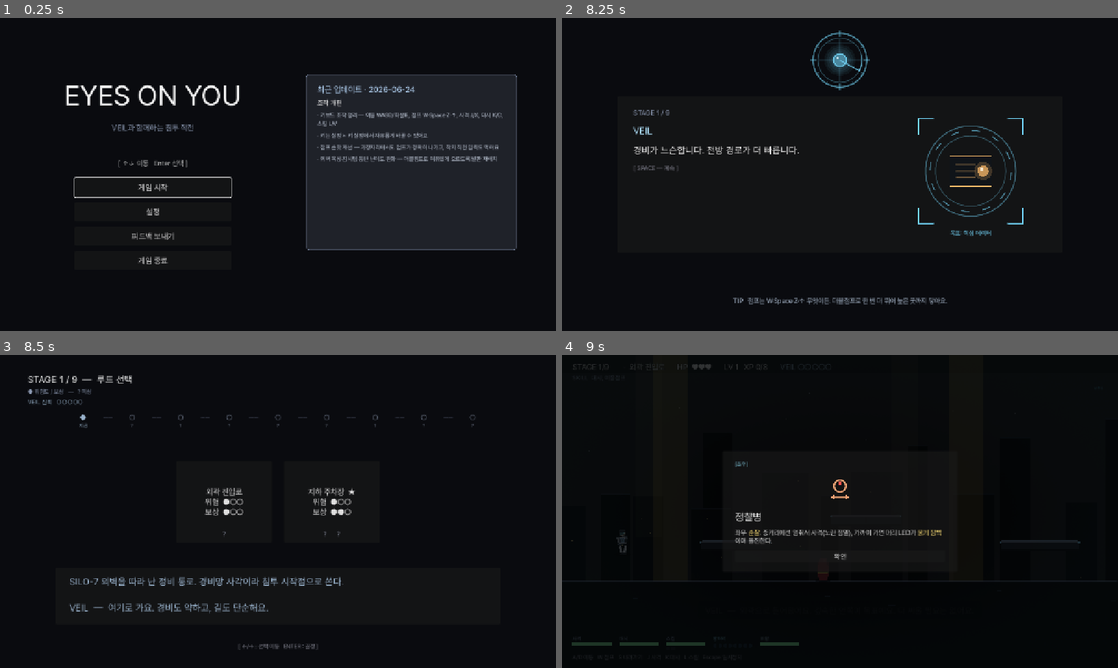
Above: before the commit, frames 1-4 (two rows, left to right).
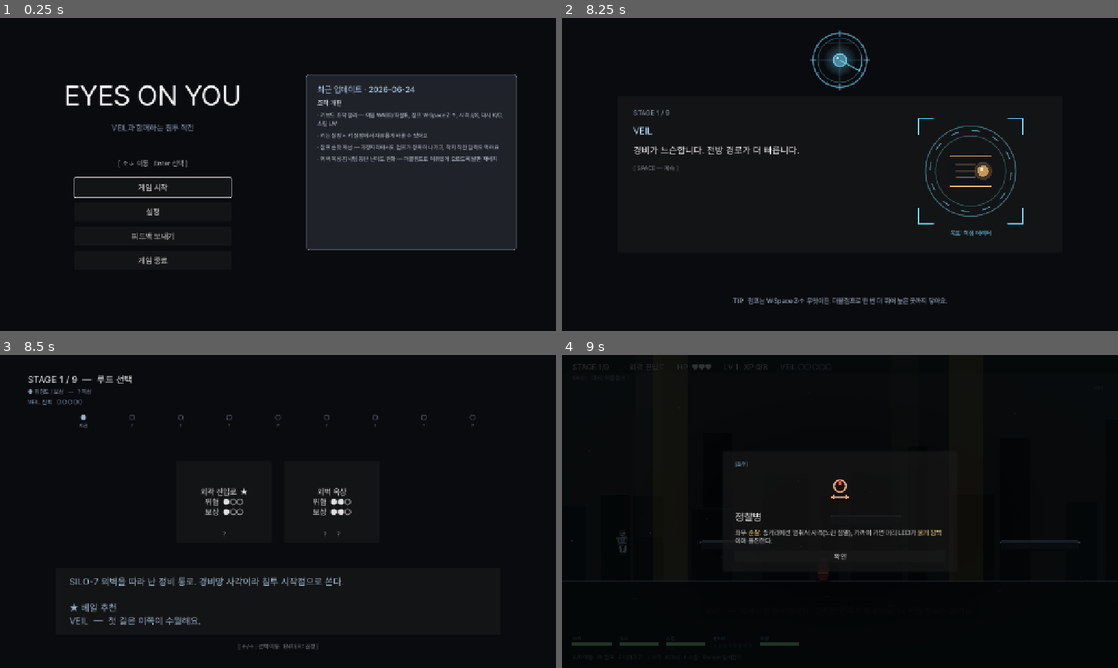
Above: after the commit, the same moments.

Repository: soomin007/EyesOnYou-Full
Game: Godot game, scene res://scenes/main.tscn
The game is run twice, just before and just after one commit, with the same random seed, the same clock (stepped at 60 frames per second) and the same inputs.
Inputs (mouse positions are in pixels of both pictures, inside the frame that each line leads up to):
- Up to frame 1 (0.25 s): no input
- Up to frame 2 (8.25 s): click "게임 시작" at 0.5 s; click "일반 모드" at 1.25 s; click "바로 시작" at 2 s; tap Enter (ui_accept) at 2.75 s; move the mouse to (962, 158) at 2.77 s; hold J (attack) 2.78-3.53 s; hold D (move_right) 2.78-4.28 s; click (962, 158) at 2.92 s; tap W (jump) at 3.02, 3.77, 5.27, 6.02, 6.77 s; move the mouse to (728, 190) at 3.52 s; tap K (dash) at 3.6 s; click (728, 190) at 3.67 s; move the mouse to (895, 105) at 4.27 s; hold A (move_left) 4.28-5.03 s; tap Space at 4.35 s; click (895, 105) at 4.42 s; move the mouse to (812, 237) at 5.02 s; hold D (move_right) 5.03-6.53 s; tap Q at 5.1 s; click (812, 237) at 5.17 s; move the mouse to (1006, 221) at 5.77 s; tap E at 5.85 s; click (1006, 221) at 5.92 s; move the mouse to (673, 127) at 6.52 s; hold A (move_left) 6.53-7.28 s; tap Z at 6.6 s; click (673, 127) at 6.67 s; move the mouse to (867, 174) at 7.27 s; hold D (move_right) 7.28-8.03 s; tap X at 7.35 s; click (867, 174) at 7.42 s; move the mouse to (756, 96) at 8.02 s; hold A (move_left) from 8.03 s (still down); tap C at 8.1 s; click (756, 96) at 8.17 s
- Up to frame 3 (8.5 s): keep holding A (move_left); tap W (jump) at 8.27 s
- Up to frame 4 (9 s): release A (move_left) at 8.75 s; click (784, 502) at 8.75 s, where only the run before the commit has a clickable "외곽 진입로 위험 ●○○ 보상 ●○○"

Frames 1-2 are identical in both runs. In frame 3, 1.1% of the frame differs, in the area x 12-82%, y 18-87%; in frame 4, nothing differs.

Commit message:
fix(ui): 맵 선택 진행바 글씨 깨짐 + 진실 엔딩 정적표시 모순 + 첫 맵 방패병 (플레이테스트 피드백)
- RouteMap: 진행바 연결선 "──"(box-drawing, 폰트에 없어 두부로 깨짐) → ColorRect 선,
  현재 노드 ◆ → ●(색으로 구분). 사용자: "진행바 글씨가 깨져서 나옴"
- Ending: 진실 엔딩에서 VEIL이 말하는데 우상단 "VEIL: ..." 정적 표시가 떠 모순 → 제거,
  노이즈 진폭/속도 완화(번쩍거림 → 잔잔한 static)
- RouteData: parking_lot/perimeter를 s0에서 제외(min_stage 1) — 첫 맵에 방패병/저격은 불합리,
  첫 맵은 검증된 오프너(back_alley/rooftops)만

Co-Authored-By: Claude Opus 4.8 (1M context) <noreply@anthropic.com>
Claude-Session: https://claude.ai/code/session_01PdPBWjXgxiMTeEhK4fZuNn

Diff:
--- a/scripts/Ending.gd
+++ b/scripts/Ending.gd
@@ -104,40 +104,22 @@
 	box.add_child(bg)
 
 func _setup_ending_d_atmosphere() -> void:
-	# 미세한 노이즈 레이어 — 정적 느낌. 진폭/주기 사용자 피드백 후 완화 (이전엔 0.08s
-	# 주기로 alpha 1.2까지 가서 화면이 번쩍였음 — 결말 D 진입 시 거슬리는 깜빡임).
+	# 진실 엔딩 분위기 — 아주 미세한 정적 노이즈. (구 결말 D 연출 재사용.) 진폭을 더 낮춰
+	# "번쩍거림"이 아니라 잔잔한 static으로 (사용자 보고 2026-06-25: 번쩍거림 + VEIL이 말하는데
+	# 우상단 "VEIL: ..." 정적 표시가 떠 모순 → 그 표시 제거, 노이즈 진폭/속도 완화).
 	var noise_layer := CanvasLayer.new()
 	noise_layer.layer = 50
 	add_child(noise_layer)
 	var noise := ColorRect.new()
-	noise.color = Color(0.95, 0.95, 0.95, 0.04)
+	noise.color = Color(0.95, 0.95, 0.95, 0.03)
 	noise.set_anchors_preset(Control.PRESET_FULL_RECT)
 	noise.mouse_filter = Control.MOUSE_FILTER_IGNORE
 	noise_layer.add_child(noise)
 	var noise_tw := noise.create_tween()
 	noise_tw.set_loops()
-	noise_tw.tween_property(noise, "modulate:a", 0.6, 0.9)
-	noise_tw.tween_property(noise, "modulate:a", 1.0, 0.8)
-	noise_tw.tween_property(noise, "modulate:a", 0.4, 1.1)
-	# 우상단 VEIL: ... 깜빡이다 꺼짐
-	var veil_blink := Label.new()
-	veil_blink.text = "VEIL: ..."
-	veil_blink.add_theme_font_size_override("font_size", 14)
-	veil_blink.add_theme_color_override("font_color", Color(0.55, 0.85, 0.95, 0.6))
-	veil_blink.set_anchors_preset(Control.PRESET_TOP_RIGHT)
-	veil_blink.size = Vector2(180, 20)
-	veil_blink.position = Vector2(-180.0 - 20.0, 24.0)
-	noise_layer.add_child(veil_blink)
-	var blink_tw := veil_blink.create_tween()
-	blink_tw.tween_property(veil_blink, "modulate:a", 0.0, 0.5)
-	blink_tw.tween_interval(1.2)
-	blink_tw.tween_property(veil_blink, "modulate:a", 1.0, 0.5)
-	blink_tw.tween_interval(0.8)
-	blink_tw.tween_property(veil_blink, "modulate:a", 0.0, 0.5)
-	blink_tw.tween_interval(2.0)
-	blink_tw.tween_property(veil_blink, "modulate:a", 0.7, 0.3)
-	blink_tw.tween_interval(0.4)
-	blink_tw.tween_property(veil_blink, "modulate:a", 0.0, 1.5)
+	noise_tw.tween_property(noise, "modulate:a", 0.55, 1.6)
+	noise_tw.tween_property(noise, "modulate:a", 0.75, 1.8)
+	noise_tw.tween_property(noise, "modulate:a", 0.45, 2.0)
 
 func _start_line() -> void:
 	# 매 새 라인마다 watchdog reset — 첫 라인뿐 아니라 followup·이후 라인 모두 보호.
--- a/scripts/RouteData.gd
+++ b/scripts/RouteData.gd
@@ -220,11 +220,11 @@
 		"reward": 2,
 		"hidden": false,
 		"unique": false,
-		# 막1 침투 변형 — 외곽 단계(s0~1) 풀에 합류. s0 선택지를 2→3으로.
-		"min_stage": 0, "max_stage": 1,
+		# 막1 침투 변형 — s1~2(첫 맵 s0엔 안 둠: 방패병이 첫 맵엔 불합리, 사용자 보고 2026-06-25).
+		"min_stage": 1, "max_stage": 2,
 		"tags": ["우회", "근접전", "어두운_환경"],
 		"veil_comment": "지하 주차장이에요. 차 사이로 가요. 정면 막는 적이 하나 있어요.",
-		"entry_comment": "주차장이에요. 차를 엄폐로 써요. 다 상대 안 해도 돼요.",
+		"entry_comment": "주차장이에요. 차 사이로 빠져요. 다 상대 안 해도 돼요.",
 		"stage_color": Color(0.12, 0.12, 0.15),
 	},
 	{
@@ -364,7 +364,7 @@
 		"reward": 2,
 		"hidden": false,
 		"unique": false,
-		"min_stage": 0, "max_stage": 2,
+		"min_stage": 1, "max_stage": 2,
 		"tags": ["우회", "이동"],
 		"veil_comment": "순찰로예요. 전투는 가벼워요. 경비 사이로 빠르게 통과해요.",
 		"entry_comment": "외곽 순찰선이에요. 다 상대 안 해도 돼요. 멈추지 말고.",
--- a/scripts/RouteMap.gd
+++ b/scripts/RouteMap.gd
@@ -214,9 +214,9 @@
 		name_l.text = RouteData.name_for_id(rid)
 		name_l.add_theme_color_override("font_color", PROG_DONE_TEXT)
 	elif i == cur:
-		# 지금 고르는 단계 — VEIL 신뢰 톤색으로 강조.
+		# 지금 고르는 단계 — VEIL 신뢰 톤색으로 강조. (◆는 폰트에 없어 깨질 수 있어 ●로, 색으로 구분.)
 		var tone: Color = GameState.veil_tone_color()
-		dot.text = "◆"
+		dot.text = "●"
 		dot.add_theme_color_override("font_color", tone)
 		name_l.text = "지금"
 		name_l.add_theme_color_override("font_color", tone)
@@ -232,16 +232,18 @@
 
 func _make_progress_connector(done: bool) -> Control:
 	# 노드와 같은 2단 구조(선 / 빈칸)로 만들어 점·이름 행 높이를 맞춘다.
+	# 연결선은 글자("──", box-drawing)가 아니라 ColorRect로 그린다 — 번들 폰트(Pretendard)에
+	# box-drawing 글리프가 없어 두부(□)로 깨졌음(사용자 보고 2026-06-25).
 	var box := VBoxContainer.new()
 	box.custom_minimum_size = Vector2(24, 0)
 	box.alignment = BoxContainer.ALIGNMENT_CENTER
 	box.add_theme_constant_override("separation", 2)
 	box.mouse_filter = Control.MOUSE_FILTER_IGNORE
-	var line := Label.new()
-	line.horizontal_alignment = HORIZONTAL_ALIGNMENT_CENTER
-	line.add_theme_font_size_override("font_size", 16)
-	line.text = "──"
-	line.add_theme_color_override("font_color", PROG_DONE_LINE if done else PROG_FUTURE_LINE)
+	var line := ColorRect.new()
+	line.custom_minimum_size = Vector2(20, 2)
+	line.color = PROG_DONE_LINE if done else PROG_FUTURE_LINE
+	line.size_flags_vertical = Control.SIZE_SHRINK_CENTER
+	line.mouse_filter = Control.MOUSE_FILTER_IGNORE
 	var spacer := Label.new()
 	spacer.add_theme_font_size_override("font_size", 11)
 	spacer.text = " "
